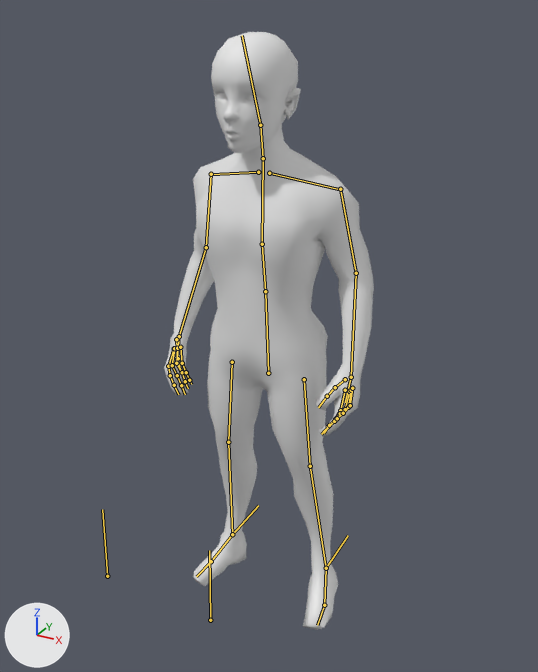
One commit to the Blender file final low poly character rigged.blend: the scene before it, then after it.
The view is the same before and after, from a 50 mm camera at (3.41, -6.3, 6.34) aimed at (0.02, -0.14, 3.26). Every picture has the same lights, and +X, +Y and +Z are marked at lower left. The bones that bend it are drawn over the model as lines.
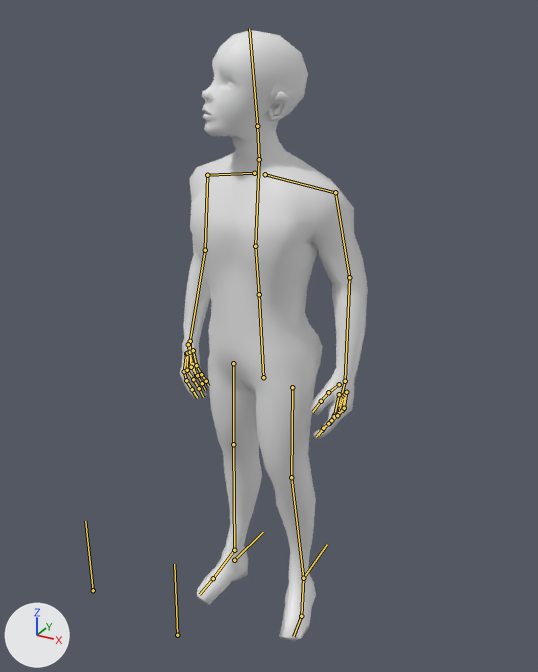
The newer file adds an action. The first version stands in its rest pose; the second is drawn at frame 40 of the action 'metarigAction'.

Location of each change, [x1, y1, x2, y2] in pixels of the pictures (538 x 672 px):
'body', posed (10% narrower): before [164, 32, 374, 630]; after [180, 30, 368, 642]
bone 'hips', root to tip: before (268, 373) to (265, 291); after (263, 377) to (259, 294)
bone 'spine', root to tip: before (265, 291) to (262, 244); after (259, 294) to (255, 246)
bone 'chest', root to tip: before (262, 244) to (263, 158); after (255, 246) to (259, 159)
bone 'head', root to tip: before (260, 125) to (242, 35); after (257, 126) to (249, 28)
bone 'forearm.L', root to tip: before (356, 273) to (351, 377); after (349, 277) to (345, 381)
bone 'upper_arm.R', root to tip: before (211, 174) to (206, 247); after (207, 175) to (205, 250)
bone 'forearm.R', root to tip: before (206, 247) to (179, 336); after (205, 250) to (190, 341)
bone 'thigh.L', root to tip: before (304, 379) to (310, 466); after (292, 387) to (291, 477)
bone 'thigh.R', root to tip: before (232, 362) to (228, 442); after (233, 363) to (233, 444)
bone 'shin.L.001', root to tip: before (326, 568) to (348, 535); after (303, 578) to (327, 544)
bone 'shin.R.001', root to tip: before (232, 534) to (258, 505); after (234, 560) to (263, 532)

The change in detail:
Bone 'hips' (bone_hips) moves from (0.0, 0.0, 0.0) to (0.0, 0.0, 0.11).
Bone 'hips' (bone_hips) turns from (0, 0, 0) to (-2, -15, 3) degrees about its own x, y and z.
Bone 'spine' (bone_spine) moves from (0.0, 0.0, 0.0) to (-0.07, 0.02, 0.11).
Bone 'spine' (bone_spine) turns from (0, 0, 0) to (-2, -5, 1) degrees about its own x, y and z.
Bone 'chest' (bone_chest) turns from (0, 0, 0) to (0, 4, -1) degrees about its own x, y and z.
Bone 'head' (bone_head) turns from (0, 0, 0) to (-18, -35, 14) degrees about its own x, y and z.
Bone 'forearm.L' (bone_forearm_l) turns from (0, 0, 0) to (-6, -1, -2) degrees about its own x, y and z.
Bone 'upper_arm.R' (bone_upper_arm_r) turns from (0, 0, 0) to (-2, -1, 3) degrees about its own x, y and z.
Bone 'forearm.R' (bone_forearm_r) turns from (0, 0, 0) to (-7, -3, 4) degrees about its own x, y and z.
Bone 'thigh.L' (bone_thigh_l) turns from (0, 0, 0) to (-2, -5, 3) degrees about its own x, y and z.
Bone 'thigh.R' (bone_thigh_r) turns from (0, 0, 0) to (1, -6, 0) degrees about its own x, y and z.
Bone 'shin.L.001' (bone_shin_l_001) moves from (0.0, 0.0, 0.0) to (-0.16, -0.27, 0.0).
Bone 'shin.R.001' (bone_shin_r_001) moves from (0.0, 0.0, 0.0) to (0.14, -0.2, -0.2).
Bone 'shin.R.001' (bone_shin_r_001) turns from (0, 0, 0) to (-3, -4, -3) degrees about its own x, y and z.
